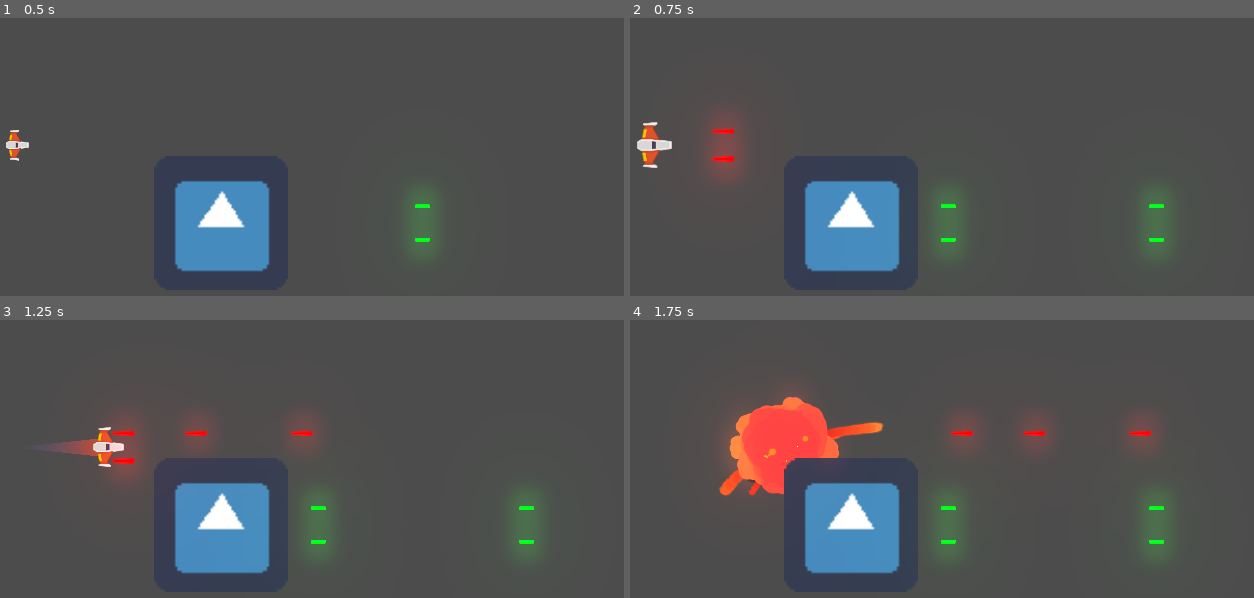
Above: before the commit, frames 1-4 (two rows, left to right).
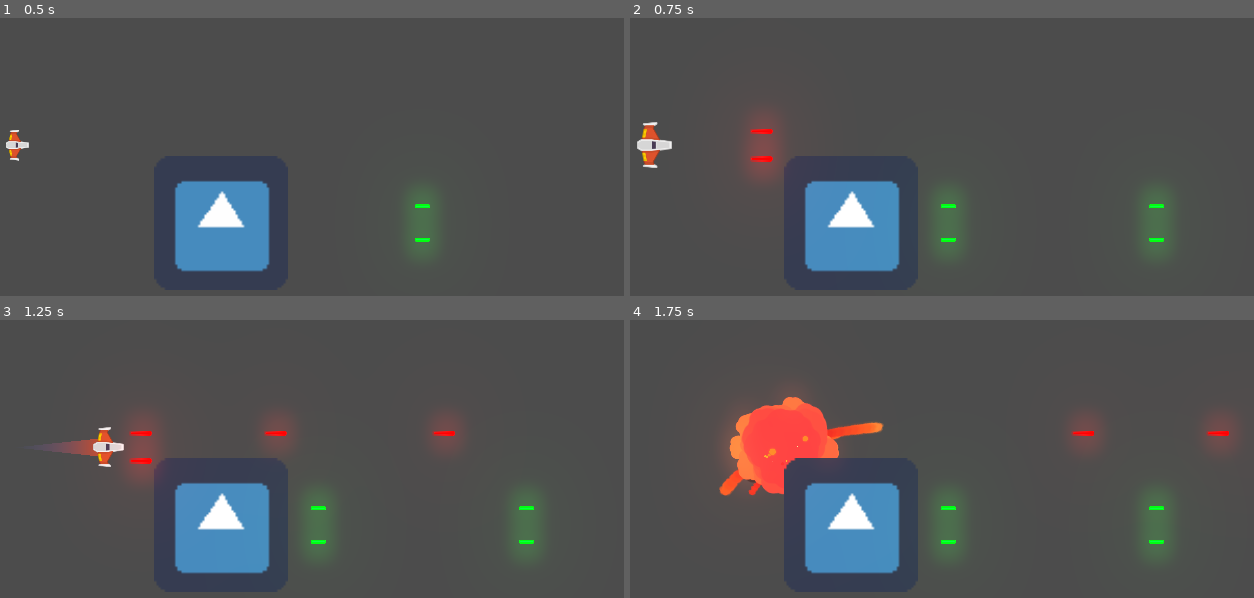
Above: after the commit, the same moments.

Repository: Lucaszanazzo/PixelLab
Game: Godot game, scene res://Juego/Niveles/NivelTest.tscn
Two runs of this game, one before a commit and one after it. Both use one fixed random seed, a clock stepped at 60 frames per second and the inputs below. The engine's default icon, where the game draws it, is replaced by a stand-in: a white triangle on a blue panel in a dark square.
Inputs (mouse positions are in pixels of both pictures, inside the frame that each line leads up to):
- Up to frame 1 (0.5 s): no input
- Up to frame 2 (0.75 s): move the mouse to (1029, 220) at 0.52 s; hold W (mover_adelante) from 0.53 s (still down); hold N (diparo_principal) from 0.53 s (still down)
- Up to frame 3 (1.25 s): keep holding W (mover_adelante); keep holding N (diparo_principal)
- Up to frame 4 (1.75 s): move the mouse to (692, 567) at 1.27 s; release W (mover_adelante) at 1.28 s; release N (diparo_principal) at 1.28 s; hold S (mover_atras) from 1.28 s (still down); click (692, 567) at 1.35 s

Frame 1 is identical in both runs. In frame 2, 1.8% of the frame differs, in the area x 12-25%, y 35-58%; in frame 3, 1.9%; in frame 4, 1.9%, in the area x 51-97%, y 34-47%.

Commit message:
ultimando detalles
Pulido de las funciones ,sonidos y colores.

Diff:
--- a/Juego/Enemigos/EnemigoDummy.gd
+++ b/Juego/Enemigos/EnemigoDummy.gd
@@ -4,7 +4,7 @@
 ##Atributos
 var hitpoints: float = 10.0
 
-func _process(delta):
+func _process(_delta):
 	$Canion.set_esta_disparando(true)
 
 func _on_EnemigoDummy_body_entered(body):
--- a/Juego/Naves/Player/Escudo/Escudo.gd
+++ b/Juego/Naves/Player/Escudo/Escudo.gd
@@ -52,5 +52,5 @@
 
 
 
-func _on_Escudo_area_shape_entered(area_rid, area, area_shape_index, local_shape_index):
+func _on_Escudo_area_shape_entered(_area_rid, area, _area_shape_index, _local_shape_index):
 	area.queue_free()
--- a/Juego/Naves/Player/Player.tscn
+++ b/Juego/Naves/Player/Player.tscn
@@ -60,6 +60,8 @@
 
 [node name="Canion" parent="." instance=ExtResource( 4 )]
 cadencia_disparo = 0.3
+velocidad_proyectil = 1500
+danio_proyectil = 2
 
 [node name="PuntoIzquierdo" parent="Canion" index="0"]
 position = Vector2( -2, -33 )
--- a/Juego/Niveles/NivelTest.tscn
+++ b/Juego/Niveles/NivelTest.tscn
@@ -12,6 +12,7 @@
 
 [node name="Player" parent="." instance=ExtResource( 1 )]
 position = Vector2( 464, 305 )
+potencia_rotacion = 250
 
 [node name="WorldEnvironment" type="WorldEnvironment" parent="."]
 environment = ExtResource( 3 )
--- a/Juego/Proyectiles/Laser/LaserBeam2D.gd
+++ b/Juego/Proyectiles/Laser/LaserBeam2D.gd
@@ -15,7 +15,7 @@
 # It plays appearing and disappearing animations when it's not animating.
 # See `appear()` and `disappear()` for more information.
 var is_casting := false setget set_is_casting
-var radio_danio : float = 20.0
+var radio_danio : float = 5.0
 
 onready var fill := $FillLine2D
 onready var tween := $Tween
--- a/project.godot
+++ b/project.godot
@@ -75,6 +75,11 @@
 [autoload]
 
 Eventos="*res://Juego/AutoLoads/Eventos.gd"
+
+[debug]
+
+gdscript/warnings/unused_signal=false
+gdscript/warnings/return_value_discarded=false
 
 [display]
 
